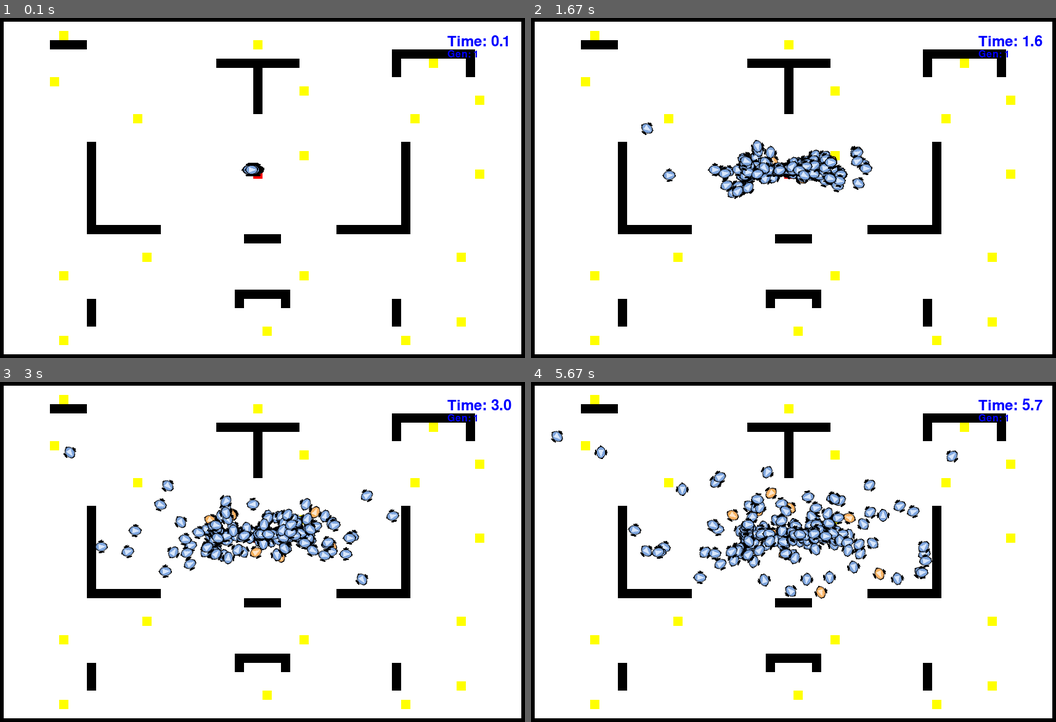
Above: before the commit, frames 1-4 (two rows, left to right).
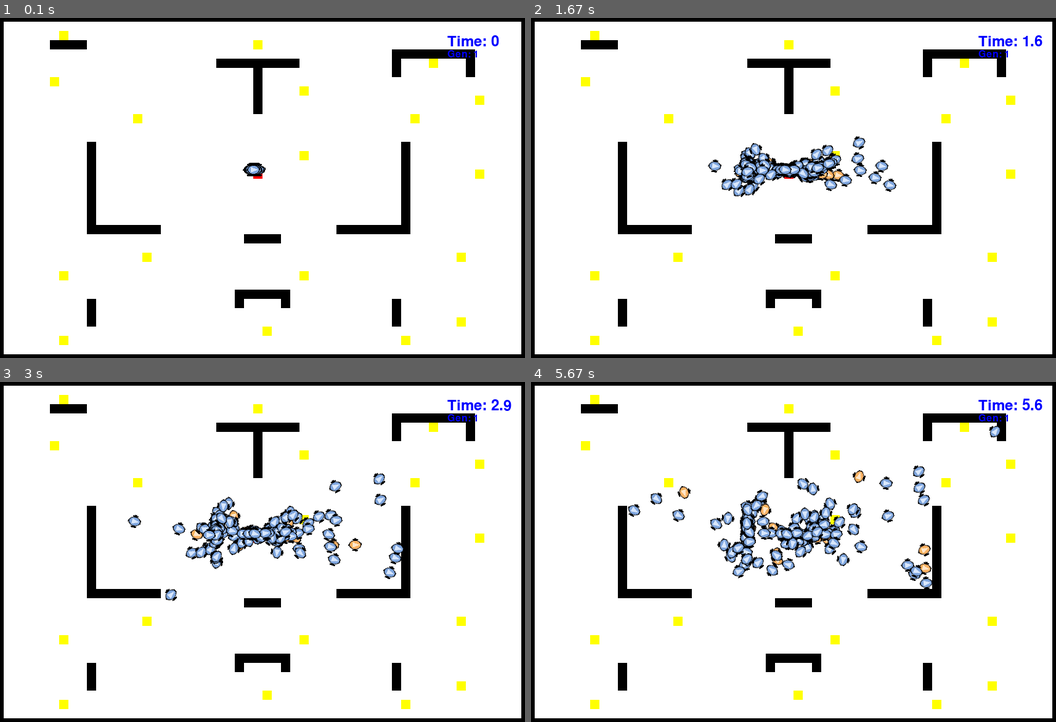
Above: after the commit, the same moments.

Repository: AnishJadoe/bioinspired
Game: pygame game, started from bioinspired/main.py
Same seed, same stepped clock (60 frames per second), same inputs: the game is played once before the commit and once after it.
Inputs:
- Up to frame 1 (0.1 s): no input
- Up to frame 2 (1.67 s): no input
- Up to frame 3 (3 s): no input
- Up to frame 4 (5.67 s): no input

The runs differ from the first frame. In frame 1, less than 0.1% of the frame differs, in the area x 46-97%, y 5-47%; in frame 2, 2.8%; in frame 3, 5.2%; in frame 4, 7.4%, in the area x 3-98%, y 5-64%.

Commit message:
further updates

Diff:
--- a/bioinspired/main.py
+++ b/bioinspired/main.py
@@ -5,12 +5,12 @@
 # Loading in functions
 import numpy as np
 from src.runners.genetic_algorithm import GeneticAlgorithmRunner
-
+from src.utility.constants import *
 # seeds = [30,42,50,70,80,100]
 seeds = [30]
-epochs = 30
-time = 30 * 1000 # milliseconds
-n_robots = 200
+epochs = 20
+time = 90 * 1000 # milliseconds
+n_robots = 150
 ls_cross_rate = [1]
 ls_mut_rate = [0.8]
 
@@ -26,6 +26,6 @@
                 mut_rate=mut_rate,
             )
             GA.run()
-            FOLDER = f"saved_runs/n_robots_{n_robots}/epochs_{epochs}/epoch_time_{time}/seed_{seed}"
+            FOLDER = f"saved_runs/n_robots_{n_robots}/epochs_{epochs}/epoch_time_{time}/seed_{seed}/neurons_{N_HIDDEN}"
             GA.save_run(folder=FOLDER,
                         run_name=f"{mut_rate}mut_{cross_rate}cross.pkl")
--- a/bioinspired/plot_runs.py
+++ b/bioinspired/plot_runs.py
@@ -2,7 +2,7 @@
 from results.plot import plot_mean_results, plot_best_results, plot_aggregate_results
 
 
-FOLDER = r"saved_runs/n_robots_200/epochs_30"
+FOLDER = r"saved_runs/n_robots_150/epochs_20"
 GAs = []
 GAs = load_GAs(GAs,FOLDER)
 
--- a/bioinspired/single_run.py
+++ b/bioinspired/single_run.py
@@ -4,7 +4,7 @@
 from src.utility.run_simulation import single_agent_run
 from src.utility.functions import load_GAs
 
-FOLDER = r"saved_runs/n_robots_200/epochs_30"
+FOLDER = r"saved_runs/n_robots_150/epochs_100"
 wm = WorldMap(skeleton_file="bioinspired/src/world_map/maps/H_map_sparse.txt", map_width=60, map_height=40, tile_size=15)
 
 GAs = []
--- a/bioinspired/src/robot/robot.py
+++ b/bioinspired/src/robot/robot.py
@@ -249,8 +249,8 @@
         self.closest_token = self.tokens_locations[closest_cell_index]
         self.looking_for_token = True
 
-        self.delta_x = round(self.x - self.closest_token.x)
-        self.delta_y = round(self.y - self.closest_token.y)
+        self.delta_x = round(self.closest_token.x - self.x)
+        self.delta_y = round(self.closest_token.y - self.y)
 
         # if self.closest_token not in self.tokens_locations:
         #     self.looking_for_token = False
@@ -346,7 +346,7 @@
         return
 
     def get_reward(self):
-        return round(5*(self.dist_travelled/self.m2p) + 5*self.token + 0.5*len(self.visited_cells) - self.collision*0.5,1)
+        return round(5*(self.dist_travelled/self.m2p) + 10*self.token + 0.1*len(self.visited_cells) - self.collision*0.3,2)
 
     # def get_reward(self):
     #     return (self.dist_travelled/self.m2p) * (1+self.token) - (self.collision/len(self.visited_cells))
--- a/bioinspired/src/utility/constants.py
+++ b/bioinspired/src/utility/constants.py
@@ -6,7 +6,7 @@
 
 # Neural Network
 N_INPUTS = 9
-N_HIDDEN = 6
+N_HIDDEN = 5
 N_OUTPUTS = 2
 
 # COLORS
--- a/bioinspired/src/utility/functions.py
+++ b/bioinspired/src/utility/functions.py
@@ -42,7 +42,7 @@
     n_bias =  n_hidden + n_outputs
     for i in range(0,n_robots):
         weights = np.random.uniform(low=-64,high=64, size=(n_weights,1))
-        biases = np.random.uniform(low=-10,high=10, size=(n_bias,1))
+        biases = np.random.uniform(low=-8,high=8, size=(n_bias,1))
         population.append(np.vstack((weights, biases)))
 
     return population
--- a/bioinspired/src/utility/run_simulation.py
+++ b/bioinspired/src/utility/run_simulation.py
@@ -22,7 +22,7 @@
 BLUE = (0,0,255)
 def draw_time(world, time):
     font = pygame.font.SysFont(None, 36)
-    txt = font.render(f'Time: {round(time/1000,1)}', True, BLUE)
+    txt = font.render(f'Time: {round(time,1)}', True, BLUE)
     world.blit(txt,(750,50))
 
 def draw_gen(world, gen):
@@ -68,18 +68,19 @@
                   chromosome=pop[i], token_locations=wm.tokens.copy(), special_flag=special)
         )
 
-    dt = 0
     lasttime = pygame.time.get_ticks()
     loadtime = lasttime
     print(f"Loading took: {loadtime/1000} seconds")
     running = True
+    sim_time = 0
+    dt = 0.05
     # Simulation loop
     while pygame.time.get_ticks() <= (time+loadtime) and running:
         clock.tick(20)
         for event in pygame.event.get():
             if event.type == pygame.QUIT:
                 running = False
-        dt = (pygame.time.get_ticks() - lasttime) / 1000
+        # dt = (pygame.time.get_ticks() - lasttime) / 1000
 
         # Update frame by redrawing everything
         wm.update_map()
@@ -91,9 +92,10 @@
             robot.move(robot.get_collision(nearby_obstacles), dt, auto=True)
             robot.draw(wm.surf)
 
-        draw_time(wm.surf, (pygame.time.get_ticks()- loadtime))
+        draw_time(wm.surf, (sim_time))
         draw_gen(wm.surf,gen)
-        lasttime = pygame.time.get_ticks()
+        # lasttime = pygame.time.get_ticks()
+        sim_time += dt
         pygame.display.update()
 
     pygame.quit()
@@ -129,24 +131,23 @@
                   chromosome=chromosome, token_locations=wm.tokens, special_flag=True)
     token_amount = len(wm.tokens)
     running = True
+    sim_time = 0
+    dt = 0.05
     # Simulation loop
-    while pygame.time.get_ticks() <= (time+loadtime) and running:
-        clock.tick(60)
+    while sim_time <= time and running:
         for event in pygame.event.get():
             if event.type == pygame.QUIT:
                 running = False
-        dt = (pygame.time.get_ticks() - lasttime) / 1000
         # Update frame by redrawing everything
         wm.update_map()
         nearby_obstacles = robot.find_position(wm)
+        robot.update_state()
         robot.update_sensors(nearby_obstacles,wm)
         robot.get_tokens()
         robot.move(robot.get_collision(nearby_obstacles), dt, auto=True)
         robot.draw(wm.surf)
-        token_amount = len(wm.tokens)
-
-        draw_time(wm.surf, (pygame.time.get_ticks()- loadtime))
-        lasttime = pygame.time.get_ticks()
+        draw_time(wm.surf, (sim_time))
+        sim_time += dt
         pygame.display.update()
 
     pygame.quit()
